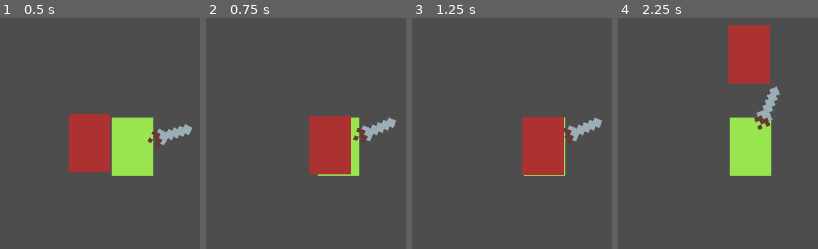
Above: before the commit, frames 1-4 (left to right).
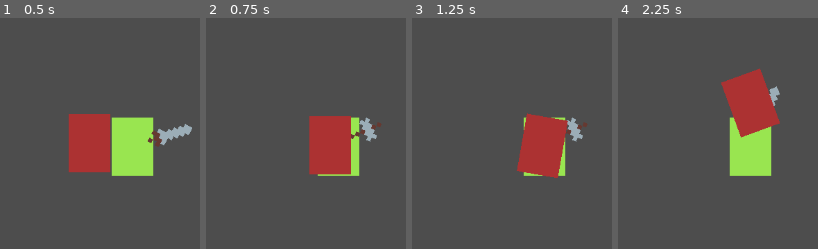
Above: after the commit, the same moments.

Repository: SpeedySion/2D-Hack-and-Slash--Godot-
Game: Godot game, scene res://Scenes/test_scene.tscn
The game is run twice, just before and just after one commit, with the same random seed, the same clock (stepped at 60 frames per second) and the same inputs.
Inputs (mouse positions are in pixels of both pictures, inside the frame that each line leads up to):
- Up to frame 1 (0.5 s): no input
- Up to frame 2 (0.75 s): move the mouse to (outside the picture) at 0.52 s; press the mouse at (outside the picture) at 0.53 s; hold E (WeaponSwapRight, bound only after the commit) from 0.53 s (still down)
- Up to frame 3 (1.25 s): keep holding E (WeaponSwapRight, bound only after the commit)
- Up to frame 4 (2.25 s): move the mouse to (outside the picture) at 1.27 s; release E (WeaponSwapRight, bound only after the commit) at 1.28 s; release the mouse at (outside the picture) at 1.28 s; hold S (Down) 1.28-2.03 s; click (outside the picture) at 1.35 s; move the mouse to (outside the picture) at 2.02 s; press the mouse at (outside the picture) at 2.03 s; hold E (WeaponSwapRight, bound only after the commit) from 2.03 s (still down)

Frame 1 is identical in both runs. In frame 2, 0.9% of the frame differs, in the area x 72-95%, y 42-55%; in frame 3, 1.7%; in frame 4, 9.3%, in the area x 51-81%, y 3-52%.

Commit message:
Weapon Swapping Added

Diff:
--- /dev/null
+++ b/Player/Weapons/hammer.gd
@@ -0,0 +1,13 @@
+extends Node2D
+
+
+# Called when the node enters the scene tree for the first time.
+func _ready():
+	pass # Replace with function body.
+
+
+# Called every frame. 'delta' is the elapsed time since the previous frame.
+func _process(delta):
+	self.rotation = (get_global_mouse_position() - self.global_position).angle() + 0.5
+	if Input.is_action_pressed("LeftClick"):
+		$AnimationPlayer.play("Attack")
--- /dev/null
+++ b/Player/Weapons/hammer.tscn
@@ -0,0 +1,105 @@
+[gd_scene load_steps=8 format=3 uid="uid://blhmekefb2knc"]
+
+[ext_resource type="Script" path="res://Player/Weapons/hammer.gd" id="1_4s87c"]
+[ext_resource type="Texture2D" uid="uid://b1uiv5x1t43rv" path="res://Player/Weapons/Hammer-001.png" id="1_c2mp0"]
+[ext_resource type="Script" path="res://NewNodes/HitBox.gd" id="2_thjy7"]
+
+[sub_resource type="RectangleShape2D" id="RectangleShape2D_5rqc1"]
+size = Vector2(7.07107, 4.24264)
+
+[sub_resource type="Animation" id="Animation_to3jr"]
+resource_name = "Attack"
+step = 0.05
+tracks/0/type = "value"
+tracks/0/imported = false
+tracks/0/enabled = true
+tracks/0/path = NodePath("HammerSprite:rotation")
+tracks/0/interp = 1
+tracks/0/loop_wrap = true
+tracks/0/keys = {
+"times": PackedFloat32Array(0, 0.25, 0.35, 0.45, 0.55),
+"transitions": PackedFloat32Array(1, 1, 1, 1, 1),
+"update": 0,
+"values": [0.0, 0.0, -0.872665, 0.872665, 0.0]
+}
+tracks/1/type = "value"
+tracks/1/imported = false
+tracks/1/enabled = true
+tracks/1/path = NodePath("HammerSprite/HitBox/CollisionShape2D:disabled")
+tracks/1/interp = 1
+tracks/1/loop_wrap = true
+tracks/1/keys = {
+"times": PackedFloat32Array(0, 0.35, 0.55),
+"transitions": PackedFloat32Array(1, 1, 1),
+"update": 1,
+"values": [true, false, true]
+}
+tracks/2/type = "value"
+tracks/2/imported = false
+tracks/2/enabled = true
+tracks/2/path = NodePath("HammerSprite:texture")
+tracks/2/interp = 1
+tracks/2/loop_wrap = true
+tracks/2/keys = {
+"times": PackedFloat32Array(0),
+"transitions": PackedFloat32Array(1),
+"update": 1,
+"values": [ExtResource("1_c2mp0")]
+}
+
+[sub_resource type="Animation" id="Animation_yyuqn"]
+length = 0.001
+tracks/0/type = "value"
+tracks/0/imported = false
+tracks/0/enabled = true
+tracks/0/path = NodePath("HammerSprite:texture")
+tracks/0/interp = 1
+tracks/0/loop_wrap = true
+tracks/0/keys = {
+"times": PackedFloat32Array(0),
+"transitions": PackedFloat32Array(1),
+"update": 1,
+"values": [ExtResource("1_c2mp0")]
+}
+tracks/1/type = "value"
+tracks/1/imported = false
+tracks/1/enabled = true
+tracks/1/path = NodePath("HammerSprite/HitBox/CollisionShape2D:disabled")
+tracks/1/interp = 1
+tracks/1/loop_wrap = true
+tracks/1/keys = {
+"times": PackedFloat32Array(0),
+"transitions": PackedFloat32Array(1),
+"update": 1,
+"values": [true]
+}
+
+[sub_resource type="AnimationLibrary" id="AnimationLibrary_os23i"]
+_data = {
+"Attack": SubResource("Animation_to3jr"),
+"RESET": SubResource("Animation_yyuqn")
+}
+
+[node name="Hammer" type="Node2D"]
+script = ExtResource("1_4s87c")
+
+[node name="HammerSprite" type="Sprite2D" parent="."]
+texture_filter = 1
+position = Vector2(4, -4)
+texture = ExtResource("1_c2mp0")
+
+[node name="HitBox" type="Area2D" parent="HammerSprite"]
+script = ExtResource("2_thjy7")
+damage = 30
+
+[node name="CollisionShape2D" type="CollisionShape2D" parent="HammerSprite/HitBox"]
+position = Vector2(1.5, -1.5)
+rotation = 0.785398
+scale = Vector2(1, 1)
+shape = SubResource("RectangleShape2D_5rqc1")
+disabled = true
+
+[node name="AnimationPlayer" type="AnimationPlayer" parent="."]
+libraries = {
+"": SubResource("AnimationLibrary_os23i")
+}
--- a/Player/player_character.gd
+++ b/Player/player_character.gd
@@ -5,13 +5,19 @@
 
 var sword_scene = load("res://Player/Weapons/sword.tscn")
 var sword_instance = sword_scene.instantiate()
+var hammer_scene = load("res://Player/Weapons/hammer.tscn")
+var hammer_instance = hammer_scene.instantiate()
 
-var weapons = [sword_instance]
+var can_swap := true
+
+var weapons = [sword_scene, hammer_scene]
 var current_weapon = 0
+
+var equipped_weapon = weapons[current_weapon].instantiate()
 
 # Called when the node enters the scene tree for the first time.
 func _ready():
-	add_child(sword_instance)
+	add_child(equipped_weapon)
 
 
 # Called every frame. 'delta' is the elapsed time since the previous frame.
@@ -24,7 +30,23 @@
 	var direction = Input.get_vector("Left", "Right", "Up", "Down")
 	velocity = direction * speed
 	move_and_slide()
-	#if Input.is_action_just_pressed()
+	if Input.is_action_just_pressed("WeaponSwapLeft") or Input.is_action_just_pressed("WeaponSwapRight"):
+		_weapon_swap()
+
+
+func _weapon_swap():
+	if can_swap == false:
+		return
+	can_swap = false
 	var weapon_swap = Input.get_axis("WeaponSwapLeft", "WeaponSwapRight")
-	current_weapon += weapon_swap
-	print(current_weapon)
+	var new_weapon = current_weapon + weapon_swap
+	if new_weapon < 0:
+		new_weapon = weapons.size() - 1
+	elif new_weapon > (weapons.size() - 1):
+		new_weapon = 0
+	equipped_weapon.queue_free()
+	equipped_weapon = weapons[new_weapon].instantiate()
+	add_child(equipped_weapon)
+	current_weapon = new_weapon
+	await get_tree().create_timer(0.5).timeout
+	can_swap = true
--- a/project.godot
+++ b/project.godot
@@ -53,5 +53,6 @@
 }
 WeaponSwapRight={
 "deadzone": 0.5,
-"events": []
+"events": [Object(InputEventKey,"resource_local_to_scene":false,"resource_name":"","device":-1,"window_id":0,"alt_pressed":false,"shift_pressed":false,"ctrl_pressed":false,"meta_pressed":false,"pressed":false,"keycode":0,"physical_keycode":69,"key_label":0,"unicode":101,"echo":false,"script":null)
+]
 }
